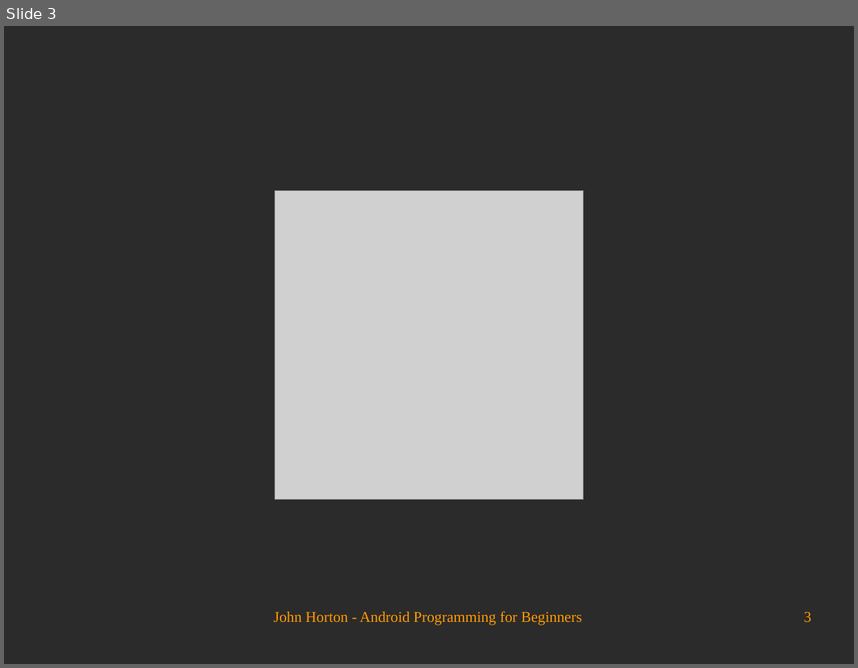
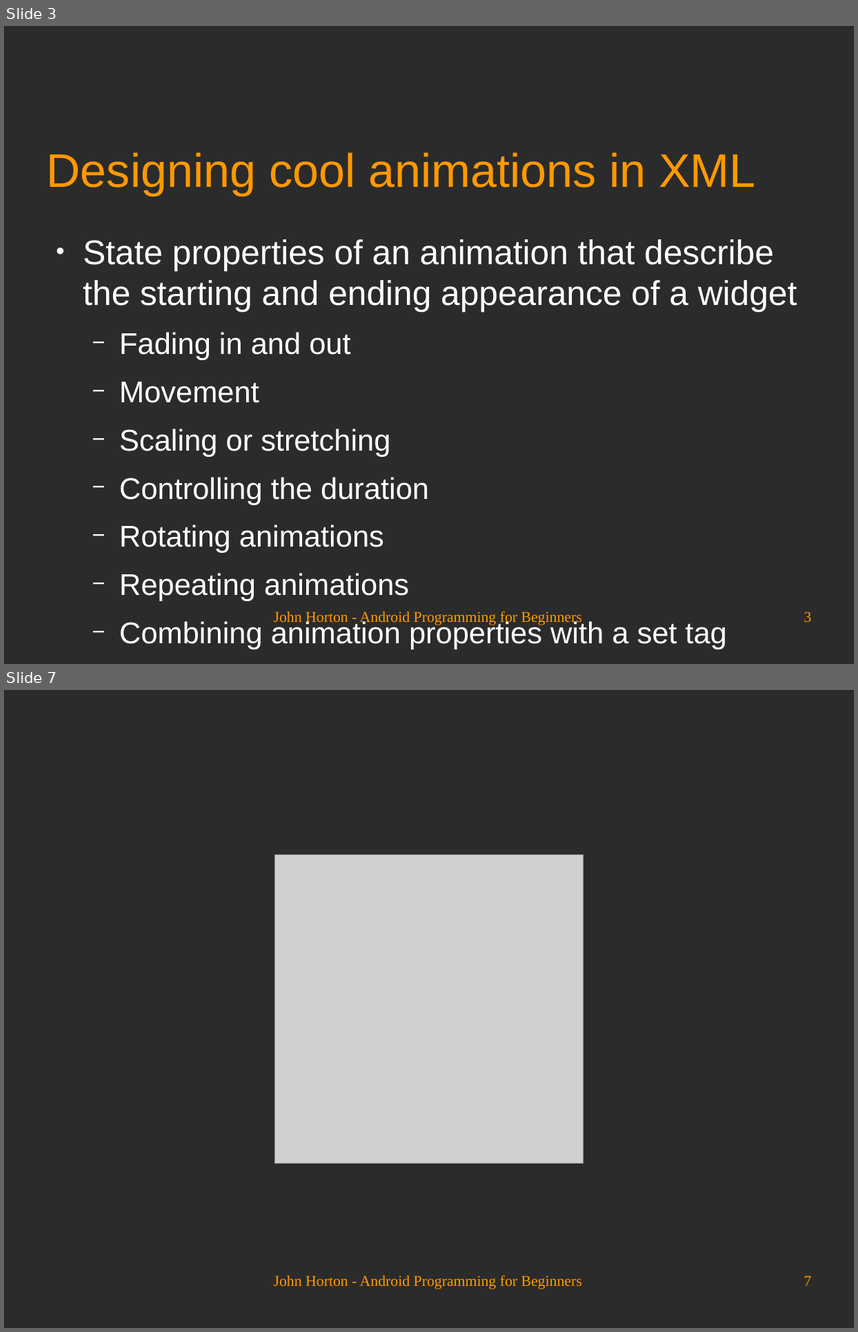
Before and after one commit to Academy-Soft-Intellect/Android-Programming-for-Beginners, a slide deck: 16_UI_Animations.odp. Shown one above the other, each under a label of ours: slide 3 before the commit, slides 3 and 7 after it; the slides between them are not shown. The pictures are 858x668 and 858x1332 pixels, drawn with LibreOffice and Linux fonts; fonts in the diff are those of the drawing; grey boxes stand for pictures; background and template pictures are left out; a plain dark background stands for a picture behind light text. Boxes give left, top, right and bottom in pixels: in the first picture for what was removed or moved away, otherwise in the second. Text is boxed around its words. In the diff, an @@ line names an element or a change of style, - is before the commit and + after.

```diff
--- a/16_UI_Animations.odp
+++ b/16_UI_Animations.odp
@@ slide 3 added at (4, 26, 854, 664), background picture (left out) @@
@@ title added at (47, 152, 755, 196), 44 pt, text #FF9900 @@
+Designing cool animations in XML
@@ text added at (83, 239, 797, 649), 28 pt, text #FFFFFF @@
+● State properties of an animation that describe the starting and ending appearance of a widget
+  − Fading in and out
+  − Movement
+  − Scaling or stretching
+  − Controlling the duration
+  − Rotating animations
+  − Repeating animations
+  − Combining animation properties with a set tag
@@ text added at (274, 610, 582, 625), 14 pt, text #FF9900 @@
+John Horton - Android Programming for Beginners
@@ page number added at (804, 611, 811, 622), 14 pt, text #FF9900 @@
+3
@@ what was slide 3 is now slide 7 @@
@@ page number at (804, 1275, 811, 1285): text changed @@
-3
+7
```
Also in this commit, not shown: 1 slide changed, 4 other slides added, 1 slide removed.
